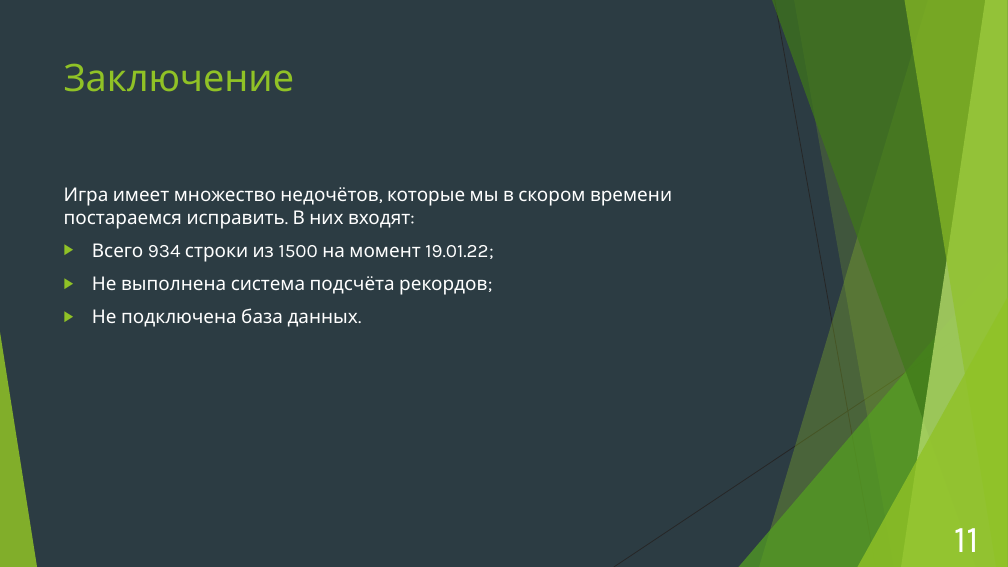
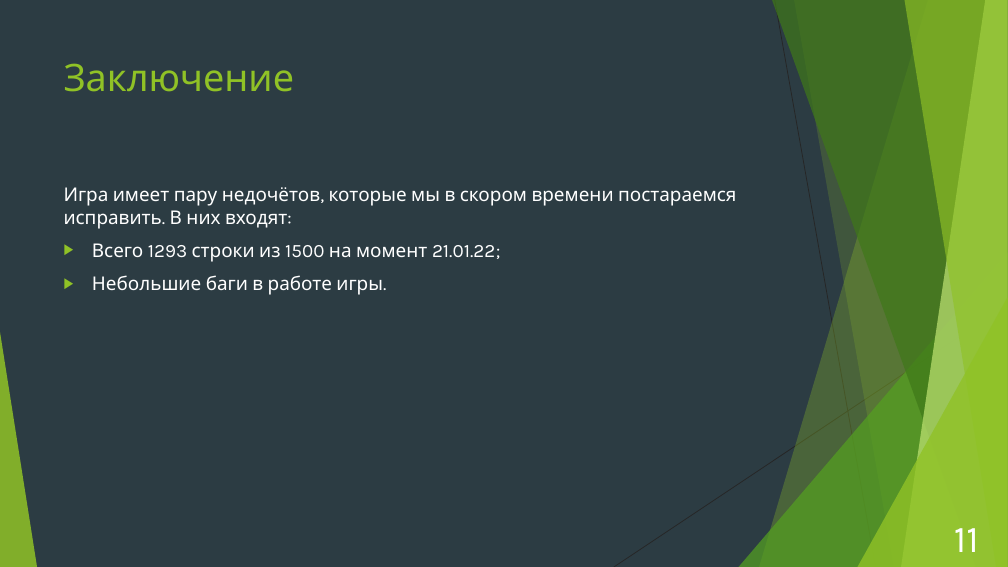
Before and after one commit to andrei-229/sokoban, a slide deck: slide 12 of Проект «Sokoban™».pptx (slide 11 before the commit). Drawn at 1008x567 pixels with LibreOffice and Linux fonts; fonts in the diff are those of the drawing. Boxes give left, top, right and bottom in pixels: in the first picture for what was removed or moved away, otherwise in the second. Text is boxed around its words. In the diff, an @@ line names an element or a change of style, - is before the commit and + after.

```diff
--- a/Проект «Sokoban™».pptx
+++ b/Проект «Sokoban™».pptx
@@ text at [64, 187, 736, 295]: text changed @@
-Игра имеет множество недочётов, которые мы в скором времени постараемся исправить. В них входят:
-▶ Всего 934 строки из 1500 на момент 19.01.22;
-▶ Не выполнена система подсчёта рекордов;
-▶ Не подключена база данных.
+Игра имеет пару недочётов, которые мы в скором времени постараемся исправить. В них входят:
+▶ Всего 1293 строки из 1500 на момент 21.01.22;
+▶ Небольшие баги в работе игры.
```
Also in this commit, not shown: 1 slide added.
